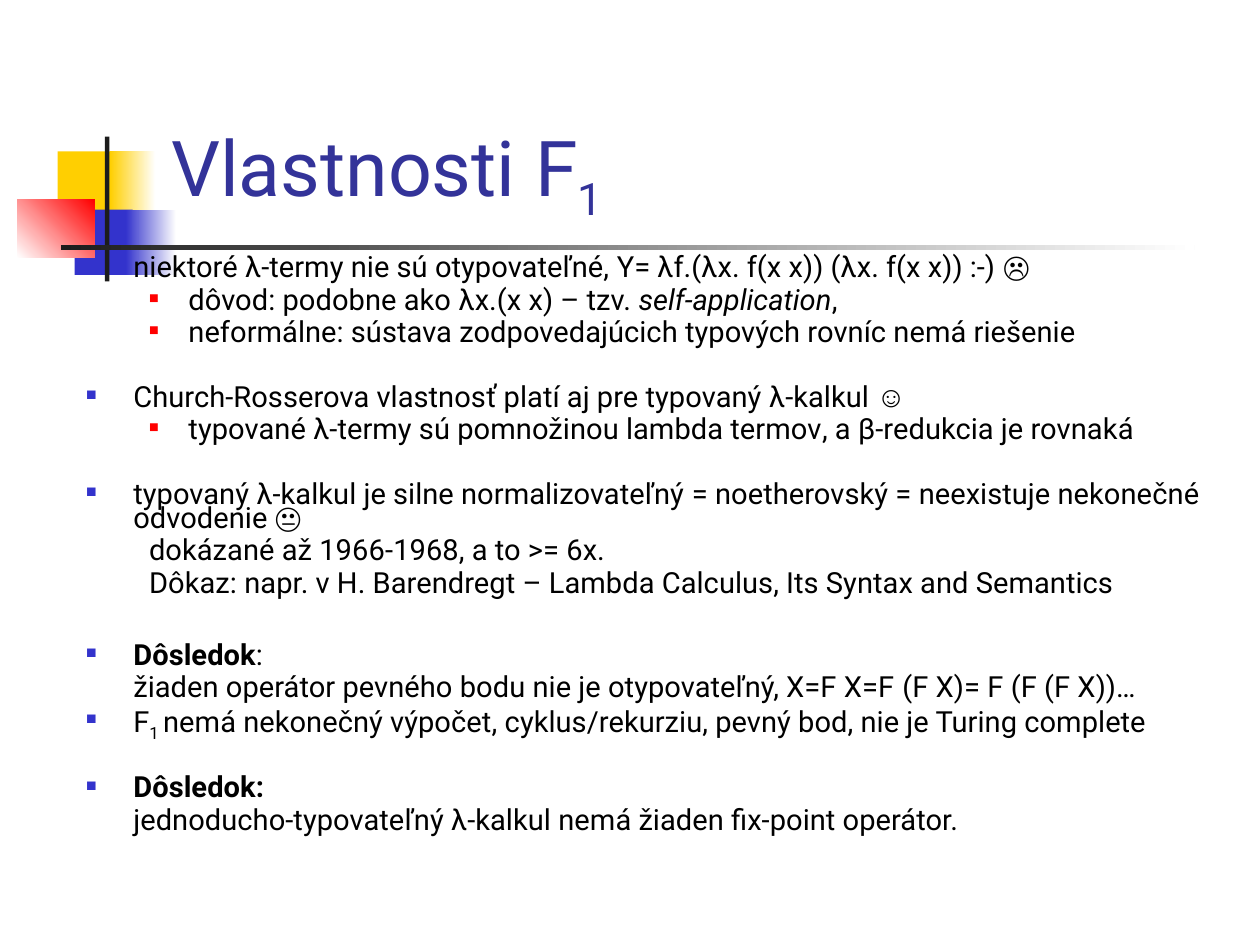
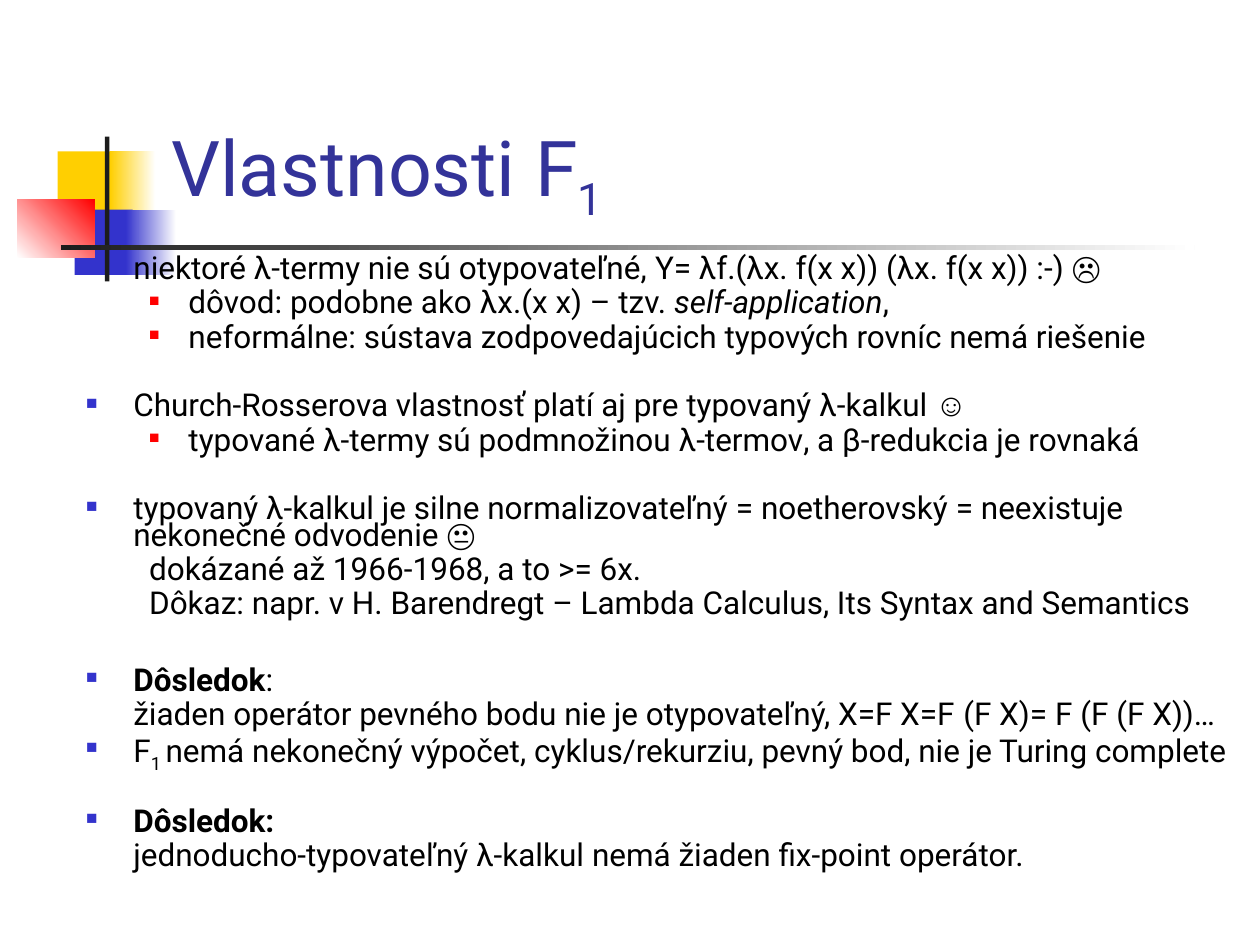
Before and after one commit to Funkcionalne/Prednasky, a slide deck: slide 8 of 08/08_fpro.ppt. Drawn at 1260x945 pixels with LibreOffice and Linux fonts; fonts in the diff are those of the drawing. Boxes give left, top, right and bottom in pixels: in the first picture for what was removed or moved away, otherwise in the second. Text is boxed around its words. In the diff, an @@ line names an element or a change of style, - is before the commit and + after.

```diff
--- a/08/08_fpro.ppt
+++ b/08/08_fpro.ppt
@@ text at <box>133,251,1226,873</box>: size 16.6 to 18 pt @@
@@ text at <box>188,422,1139,458</box>: text changed; size 16.6 to 18 pt @@
-  ■ typované λ-termy sú pomnožinou lambda termov, a β-redukcia je rovnaká
+  ■ typované λ-termy sú podmnožinou λ-termov, a β-redukcia je rovnaká
```
Also in this commit, not shown: 22 other slides changed, 1 other file.
